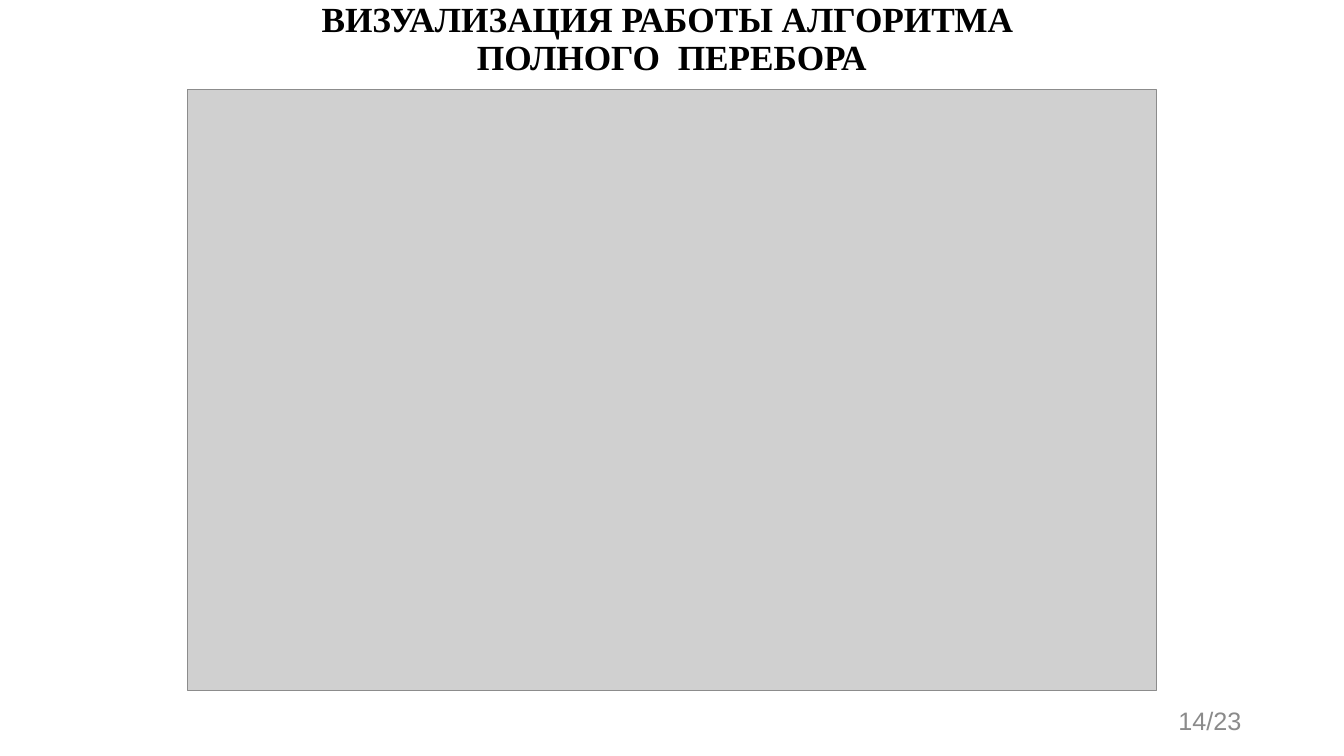
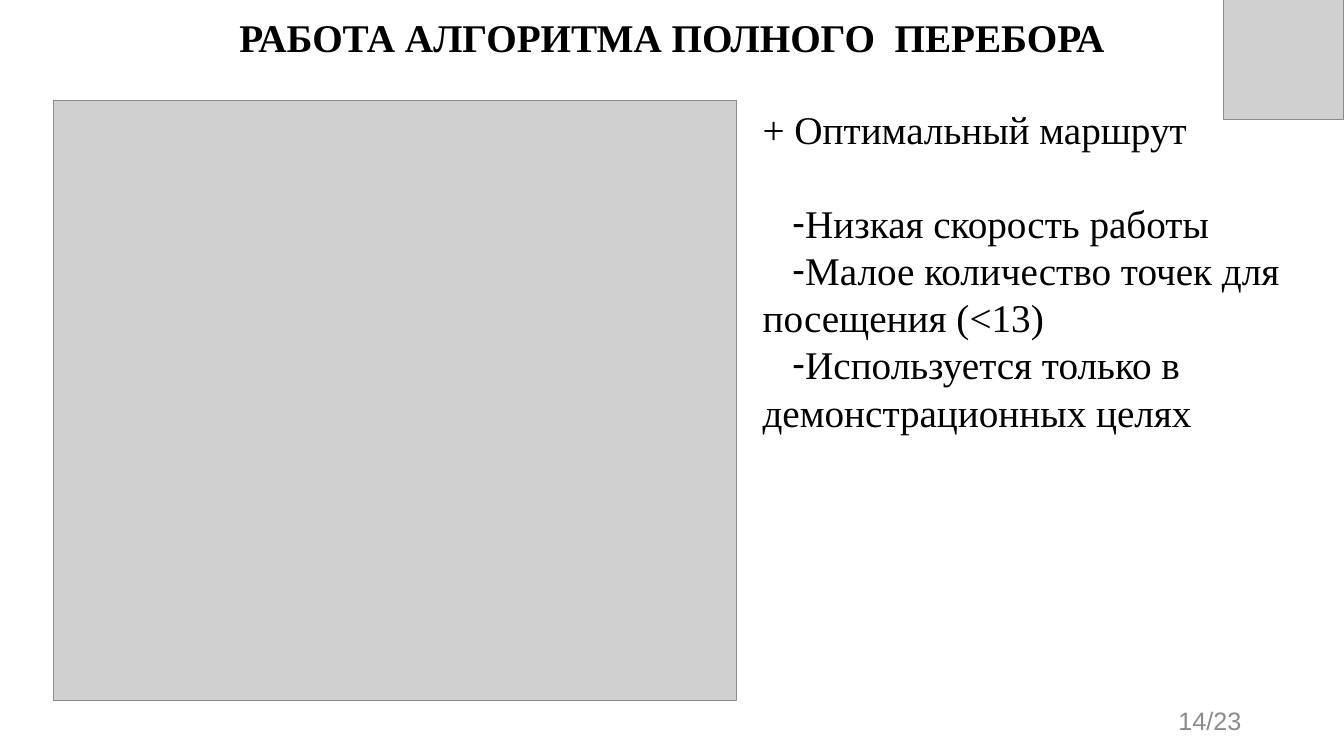
Before and after one commit to evgenkot/uav-route-calculation, a slide deck: slide 14 of doc/GQW/Raschupkin_EV_UAV_Route_Planning.pptx. Drawn at 1344x756 pixels with LibreOffice and Linux fonts; fonts in the diff are those of the drawing; grey boxes stand for pictures. Boxes give left, top, right and bottom in pixels: in the first picture for what was removed or moved away, otherwise in the second. Text is boxed around its words. In the diff, an @@ line names an element or a change of style, - is before the commit and + after.

```diff
--- a/doc/GQW/Raschupkin_EV_UAV_Route_Planning.pptx
+++ b/doc/GQW/Raschupkin_EV_UAV_Route_Planning.pptx
@@ title at bbox=[239, 26, 1105, 53]: text changed; size 25.2 to 28 pt @@
-ВИЗУАЛИЗАЦИЯ РАБОТЫ АЛГОРИТМА
-ПОЛНОГО ПЕРЕБОРА
+РАБОТА АЛГОРИТМА ПОЛНОГО ПЕРЕБОРА
@@ picture added at bbox=[1224, 0, 1344, 120] @@
@@ picture: place and size @@
-picture at bbox=[188, 90, 1157, 690]
+picture at bbox=[53, 101, 737, 701]
@@ text added at bbox=[763, 117, 1279, 434], 28 pt, text #000000 @@
++ Оптимальный маршрут
+– Низкая скорость работы
+– Малое количество точек для посещения (<13)
+– Используется только в демонстрационных целях
```
Also in this commit, not shown: 22 other slides changed.
